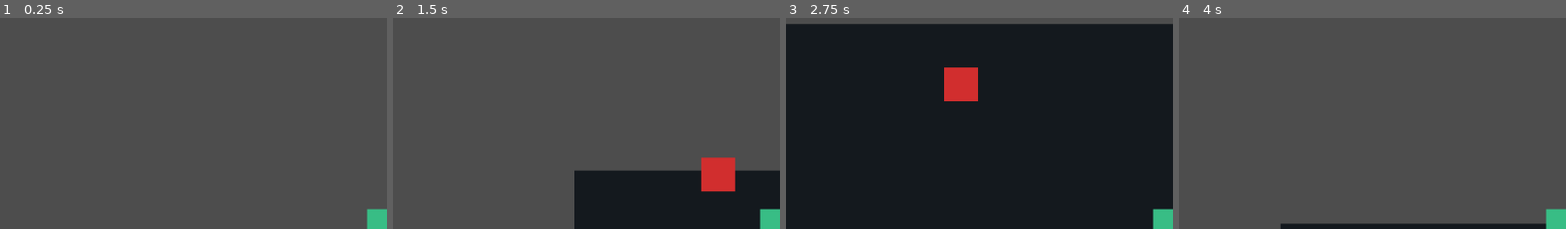
Above: before the commit, frames 1-4 (left to right).
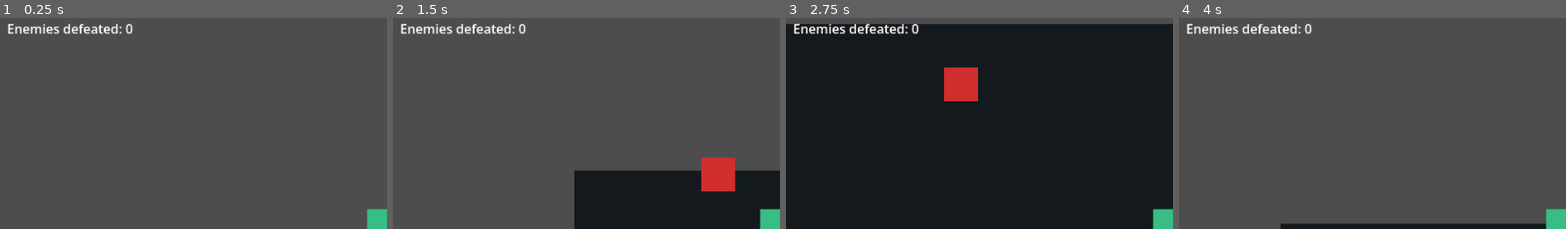
Above: after the commit, the same moments.

Repository: djlasher/Multi-Agent-Volume-1-RPG
Game: Godot game, scene res://scenes/main.tscn
Two runs of this game, one before a commit and one after it. Both use one fixed random seed, a clock stepped at 60 frames per second and the inputs below.
Inputs (mouse positions are % of the whole screen's width and height, from its top left):
- Up to frame 1 (0.25 s): no input
- Up to frame 2 (1.5 s): tap Enter at 0.5 s; move the mouse to (72, 43) at 0.52 s; hold Right (ui_right) 0.53-1.28 s; tap R at 0.6, 1.35 s; click (72, 43) at 0.67 s; tap Space at 0.77 s; move the mouse to (30, 54) at 1.27 s; hold Down (ui_down) from 1.28 s (still down)
- Up to frame 3 (2.75 s): tap Space at 1.52 s; move the mouse to (60, 26) at 2.02 s; release Down (ui_down) at 2.03 s; hold Right (ui_right) from 2.03 s (still down); tap R at 2.1 s
- Up to frame 4 (4 s): move the mouse to (45, 69) at 2.77 s; release Right (ui_right) at 2.78 s; hold Up (ui_up) 2.78-3.53 s; tap R at 2.85, 3.6 s; click (45, 69) at 2.92 s; tap Space at 3.02, 3.77 s; move the mouse to (80, 64) at 3.52 s; hold Left (ui_left) from 3.53 s (still down)
The pictures show only the part of the screen within x 1-51%, y 0-50%; the shares and areas given below are measured in that part.

The runs differ from the first frame. In frame 1, 0.9% of the frame differs, in the area x 2-35%, y 2-8%; in frame 2, 0.9%; in frame 3, 0.9%; in frame 4, 0.9%.

Commit message:
Add enemy respawn loop

Diff:
--- a/scenes/main.tscn
+++ b/scenes/main.tscn
@@ -1,9 +1,11 @@
-[gd_scene load_steps=3 format=3 uid="uid://main_roguelite_arena"]
+[gd_scene load_steps=4 format=3 uid="uid://main_roguelite_arena"]
 
 [ext_resource type="PackedScene" path="res://scenes/player.tscn" id="1_player"]
 [ext_resource type="PackedScene" path="res://scenes/enemy.tscn" id="2_enemy"]
+[ext_resource type="Script" path="res://scripts/main.gd" id="1_main_script"]
 
 [node name="Main" type="Node2D"]
+script=ExtResource("1_main_script")
 
 [node name="Arena" type="ColorRect" parent="."]
 offset_left=-480.0
@@ -23,7 +25,17 @@
 [node name="Enemy" parent="." instance=ExtResource("2_enemy")]
 position=Vector2(620, 270)
 
+[node name="EnemySpawnPoint" type="Node2D" parent="."]
+position=Vector2(620, 270)
+
 [node name="GameUI" type="CanvasLayer" parent="."]
+
+[node name="DefeatedCountLabel" type="Label" parent="GameUI"]
+offset_left=16.0
+offset_top=16.0
+offset_right=220.0
+offset_bottom=42.0
+text="Enemies defeated: 0"
 
 [node name="GameOverLabel" type="Label" parent="GameUI"]
 visible=false
--- a/scripts/enemy.gd
+++ b/scripts/enemy.gd
@@ -35,4 +35,6 @@
 	if health == 0:
 		defeated = true
 		print("Enemy defeated")
+		if get_tree().current_scene.has_method("enemy_defeated"):
+			get_tree().current_scene.enemy_defeated()
 		queue_free()
--- /dev/null
+++ b/scripts/main.gd
@@ -0,0 +1,28 @@
+extends Node2D
+
+const ENEMY_SCENE := preload("res://scenes/enemy.tscn")
+
+@export var enemy_respawn_delay: float = 1.25
+
+var enemies_defeated: int = 0
+
+@onready var defeated_count_label: Label = $GameUI/DefeatedCountLabel
+@onready var enemy_spawn_point: Node2D = $EnemySpawnPoint
+
+func _ready() -> void:
+	_update_defeated_count()
+
+func enemy_defeated() -> void:
+	enemies_defeated += 1
+	_update_defeated_count()
+	print("Enemies defeated: %s" % enemies_defeated)
+	_respawn_enemy_after_delay()
+
+func _respawn_enemy_after_delay() -> void:
+	await get_tree().create_timer(enemy_respawn_delay).timeout
+	var enemy := ENEMY_SCENE.instantiate()
+	enemy.position = enemy_spawn_point.position
+	add_child(enemy)
+
+func _update_defeated_count() -> void:
+	defeated_count_label.text = "Enemies defeated: %s" % enemies_defeated
Not shown, changed: DEVELOPMENT_LOG.md
Not shown, changed: docs/DEVLOG.md
Not shown, changed: docs/RUNNING_LOCALLY.md
